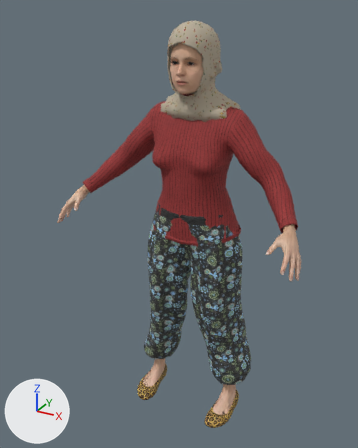
The glTF model art/models/people/villager.gltf as it was, and as the next commit left it.
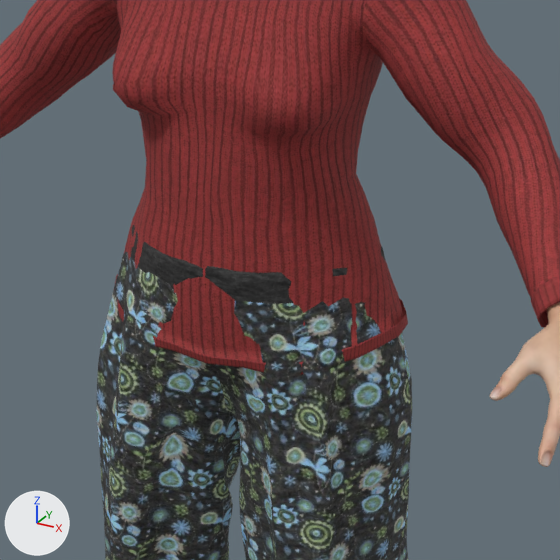
Each version appears first whole from a camera (50 mm lens) standing at (0.78, -1.578, 1.554) and looking at (-0.034, -0.097, 0.813), and next in a close-up on the part from 33% to 80% of the width and 30% to 68% of the height. Every picture has the same lights, and +X, +Y and +Z are marked at lower left. The last two pictures show the newer version. Vertices at exactly the same position are counted once.

The first close-up shows 'villager.001'.
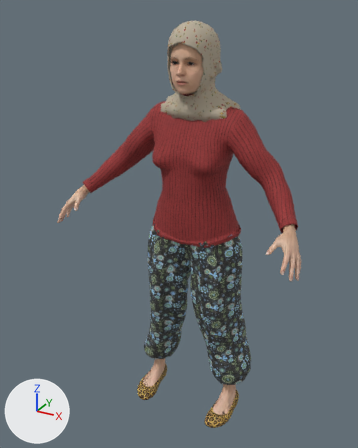
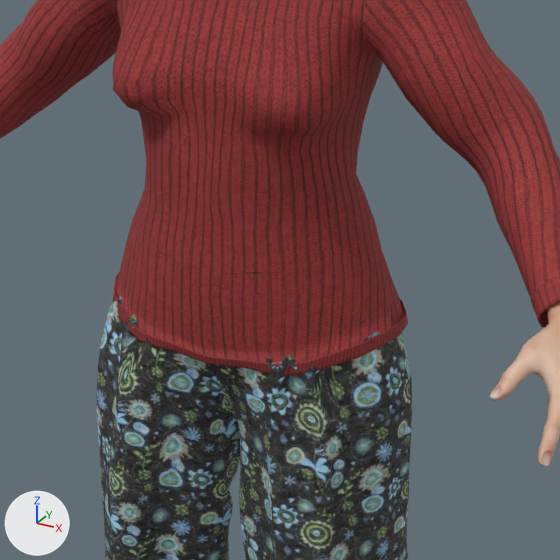
Where the change shows, as pixel boxes [x1, y1, x2, y2] in the close-ups (560 x 560 px; the box of a moved part takes in the faces that stretch with it):
part 1 of me_villager, moved or reshaped (mostly hidden afterwards)
    before: [109, 225, 385, 421]
    after: [111, 250, 378, 421]

Patch to the scene script:
```diff
--- a/art/models/people/villager.gltf.py
+++ b/art/models/people/villager.gltf.py
@@ me_villager @@
 me_villager.from_pydata(...)  # 19429 vertices, 37407 faces; spans x -0.47..0.47, y -0.31..0.09, z -0.01..1.51
 # used by ob_villager_001; location = (0.0, 0.0, 0.0)
+# me_villager part 1: 178 of 19429 vertices moved; they spanned x -0.18..0.16, y -0.15..0.09, z 0.74..0.88 and now span x -0.17..0.15, y -0.15..0.08, z 0.76..0.88; mean shift (0.0, 0.0, 0.0); largest move (0.14, -0.13, 0.75) -> (0.12, -0.11, 0.77)
 me_villager.materials.append(mat_skin)
```
